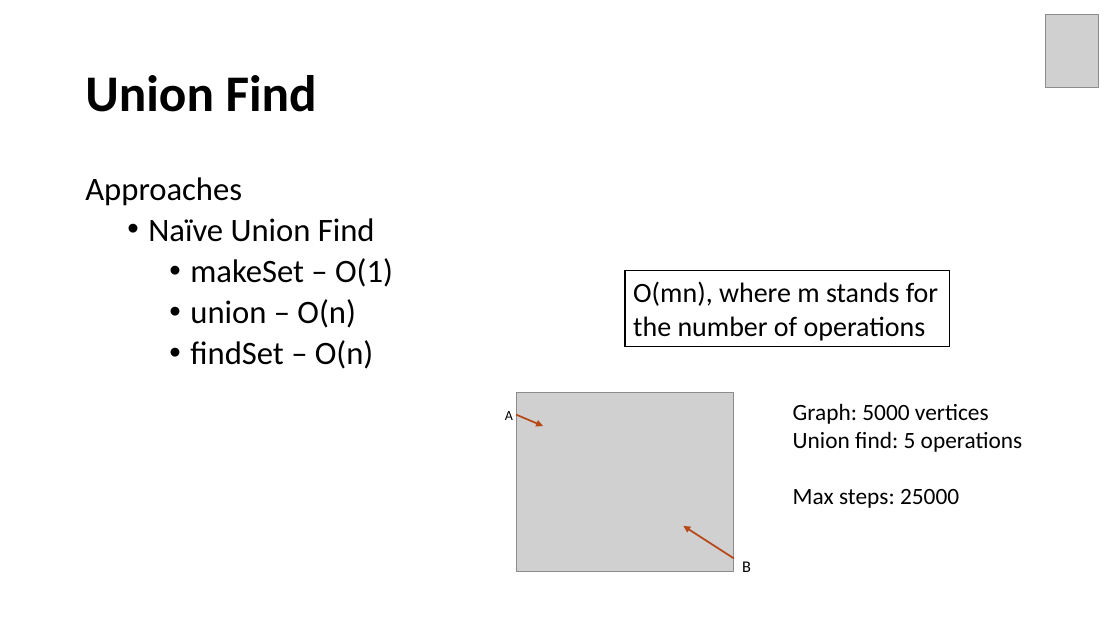
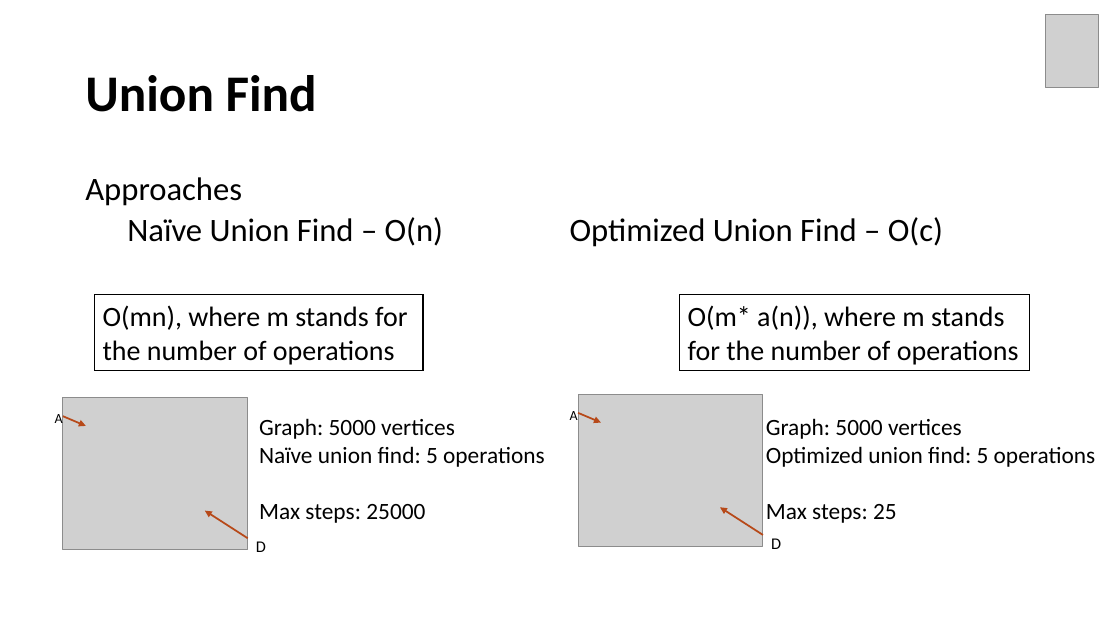
Before and after one commit to Neo-Hao/union-find, a slide deck: slide 58 of slides.pptx (slide 49 before the commit). Drawn at 1120x630 pixels with LibreOffice and Linux fonts; fonts in the diff are those of the drawing; grey boxes stand for pictures. Boxes give left, top, right and bottom in pixels: in the first picture for what was removed or moved away, otherwise in the second. Text is boxed around its words. In the diff, an @@ line names an element or a change of style, - is before the commit and + after.

Commit message:
add time compare of two versions of union find

```diff
--- a/slides.pptx
+++ b/slides.pptx
@@ text at [127, 217, 943, 247]: text changed @@
-  • Naïve Union Find
-    • makeSet – O(1)
-    • union – O(n)
-    • findSet – O(n)
+  Naïve Union Find – O(n) Optimized Union Find – O(c)
@@ rectangle "O(mn), where m stands for ...": place and size @@
-rectangle "O(mn), where m stands for ..." at [625, 271, 949, 347]
+rectangle "O(mn), where m stands for ..." at [94, 295, 423, 371]
@@ rectangle added at [680, 295, 1030, 371], fill #FFFFFF, outline #000000 1 pt, 24 pt, text #000000 @@
+O(m* a(n)), where m stands for the number of operations
@@ text added at [259, 418, 545, 523], 20 pt, text #000000 @@
+Graph: 5000 vertices
+Naïve union find: 5 operations
+Max steps: 25000
@@ text "A": place and size @@
-text "A" at [505, 411, 513, 420]
+text "A" at [570, 411, 578, 420]
@@ picture: place and size @@
-picture at [516, 393, 734, 572]
+picture at [578, 394, 763, 546]
@@ arrow moved from (516, 415) - (544, 426) to (578, 413) - (601, 423) @@
@@ text "Graph: 5000 vertices": place and size @@
-text "Graph: 5000 vertices" at [793, 403, 1023, 508]
+text "Graph: 5000 vertices" at [766, 418, 1096, 523]
@@ text at [766, 446, 1096, 523]: text changed @@
-Union find: 5 operations
-Max steps: 25000
+Optimized union find: 5 operations
+Max steps: 25
@@ arrow moved from (734, 559) - (684, 526) to (763, 535) - (720, 507) @@
@@ group added at [55, 397, 266, 552]: 2 texts, 2 arrows, 1 picture @@
+A
+D
@@ text added at [771, 538, 781, 549], 14 pt, text #000000 @@
+D
@@ text removed at [742, 561, 751, 572] @@
-B
```
Also in this commit, not shown: 22 other slides changed, 9 slides added, 6 other files.
